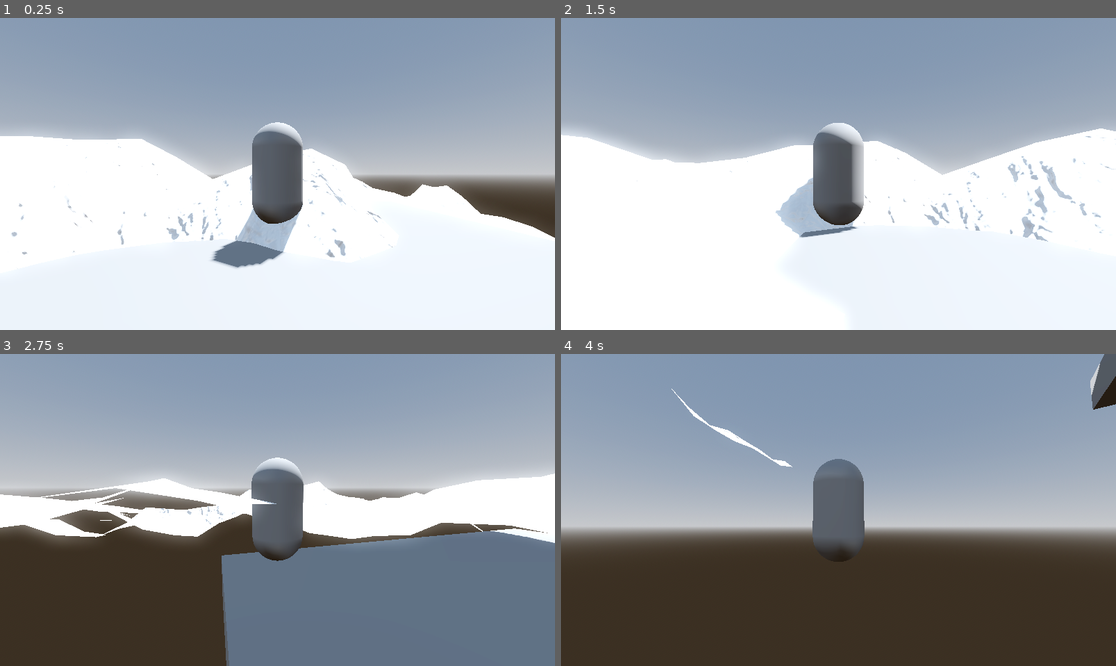
Above: before the commit, frames 1-4 (two rows, left to right).
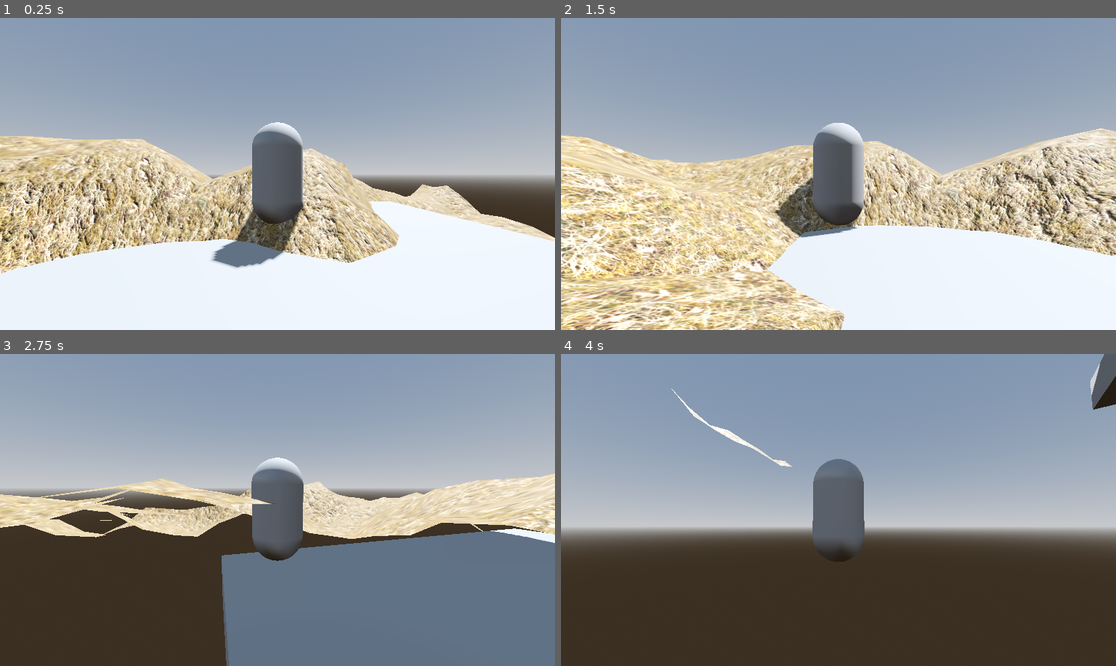
Above: after the commit, the same moments.

Repository: ChWh2/Thailand-Horror-Jam-2024
Game: Godot game, scene res://Scenes/main.tscn
Same seed, same stepped clock (60 frames per second), same inputs: the game is played once before the commit and once after it.
Inputs (mouse positions are in pixels of both pictures, inside the frame that each line leads up to):
- Up to frame 1 (0.25 s): no input
- Up to frame 2 (1.5 s): move the mouse to (960, 158) at 0.52 s; hold D (Right) 0.53-1.28 s; click (960, 158) at 0.67 s; move the mouse to (810, 174) at 1.27 s; hold W (Up) from 1.28 s (still down)
- Up to frame 3 (2.75 s): keep holding W (Up); move the mouse to (288, 503) at 2.02 s
- Up to frame 4 (4 s): keep holding W (Up); move the mouse to (832, 516) at 2.77 s; move the mouse to (877, 513) at 3.52 s

The runs differ from the first frame. In frame 1, 21% of the frame differs, in the area x 0-100%, y 37-82%; in frame 2, 36%, in the area x 0-100%, y 35-100%; in frame 3, 13%; in frame 4, 0.1%.

Commit message:
Textured Terrain

Diff:
--- a/Scenes/terrain_generation.tscn
+++ b/Scenes/terrain_generation.tscn
@@ -1,15 +1,24 @@
-[gd_scene load_steps=6 format=4 uid="uid://b36rx88qnaksp"]
+[gd_scene load_steps=9 format=4 uid="uid://b36rx88qnaksp"]
 
 [ext_resource type="Script" path="res://Scripts/TerrainGeneration.gd" id="1_xflu6"]
-[ext_resource type="Texture2D" uid="uid://c7a3vkw68selc" path="res://Assets/Ground_Forest_normal.jpg" id="2_8hfo7"]
+[ext_resource type="Texture2D" uid="uid://ci7kfchu1t5kn" path="res://Assets/Ground/Ground_Forest_002_baseColor.jpg" id="2_6l2ds"]
+[ext_resource type="Texture2D" uid="uid://ck04ae1io5obu" path="res://Assets/Ground/Ground_Forest_002_ambientOcclusion.jpg" id="3_3tmq4"]
+[ext_resource type="Texture2D" uid="uid://bn3qpo11htkx5" path="res://Assets/Ground/Ground_Forest_002_normal.jpg" id="4_nappk"]
+[ext_resource type="Texture2D" uid="uid://bo73hnwnk3226" path="res://Assets/Ground/Ground_Forest_002_roughness.jpg" id="5_nduhg"]
 
 [sub_resource type="ConcavePolygonShape3D" id="ConcavePolygonShape3D_1dbyk"]
 
 [sub_resource type="StandardMaterial3D" id="StandardMaterial3D_adm3y"]
+albedo_texture = ExtResource("2_6l2ds")
+roughness_texture = ExtResource("5_nduhg")
+roughness_texture_channel = 4
 normal_enabled = true
-normal_texture = ExtResource("2_8hfo7")
+normal_texture = ExtResource("4_nappk")
+ao_enabled = true
+ao_texture = ExtResource("3_3tmq4")
+uv1_scale = Vector3(5, 5, 5)
 
-[sub_resource type="ArrayMesh" id="ArrayMesh_v5inj"]
+[sub_resource type="ArrayMesh" id="ArrayMesh_bk1oc"]
 _surfaces = [{
 "aabb": AABB(-10, -2.49485, -10, 20, 4.44147, 20),
 "attribute_data": PackedByteArray("AAAAAAAAAADNzEw9AAAAAAAAAADNzEw9zcxMPc3MTD3NzMw9AAAAAM3MzD3NzEw9mpkZPgAAAACamRk+zcxM …(4623 unchanged characters)…
--- a/Scripts/TerrainGeneration.gd
+++ b/Scripts/TerrainGeneration.gd
@@ -10,6 +10,7 @@
 @export var zSize : int = 1.0
 
 @onready var lastpos : Vector3 = global_position
+@onready var material = meshInstance.material_override
 
 func _ready():
 	updateMesh()
@@ -21,8 +22,8 @@
 		lastpos = global_position
 		updateMesh()
 
-		var uvOffset = Vector3(global_position.x/xSize, global_position.z/zSize, 0)
-		meshInstance.material_override.uv1_offset = uvOffset
+		var uvOffset = Vector3(global_position.x/xSize * material.uv1_scale.x, global_position.z/zSize * material.uv1_scale.y, 0)
+		material.uv1_offset = uvOffset
 
 func updateMesh():
 	var arrayMesh : ArrayMesh
Binary file added: Assets/Ground/Ground_Forest_002_ambientOcclusion.jpg
Not shown, changed: Assets/Ground/Ground_Forest_002_ambientOcclusion.jpg.import
Binary file added: Assets/Ground/Ground_Forest_002_baseColor.jpg
Not shown, added: Assets/Ground/Ground_Forest_002_baseColor.jpg.import
Renamed: Assets/Ground_Forest_normal.jpg -> Assets/Ground/Ground_Forest_002_normal.jpg
Not shown, added: Assets/Ground/Ground_Forest_002_normal.jpg.import
Binary file added: Assets/Ground/Ground_Forest_002_roughness.jpg
Not shown, added: Assets/Ground/Ground_Forest_002_roughness.jpg.import
Not shown: 1 places in Scenes/terrain_generation.tscn that only renumber resources
